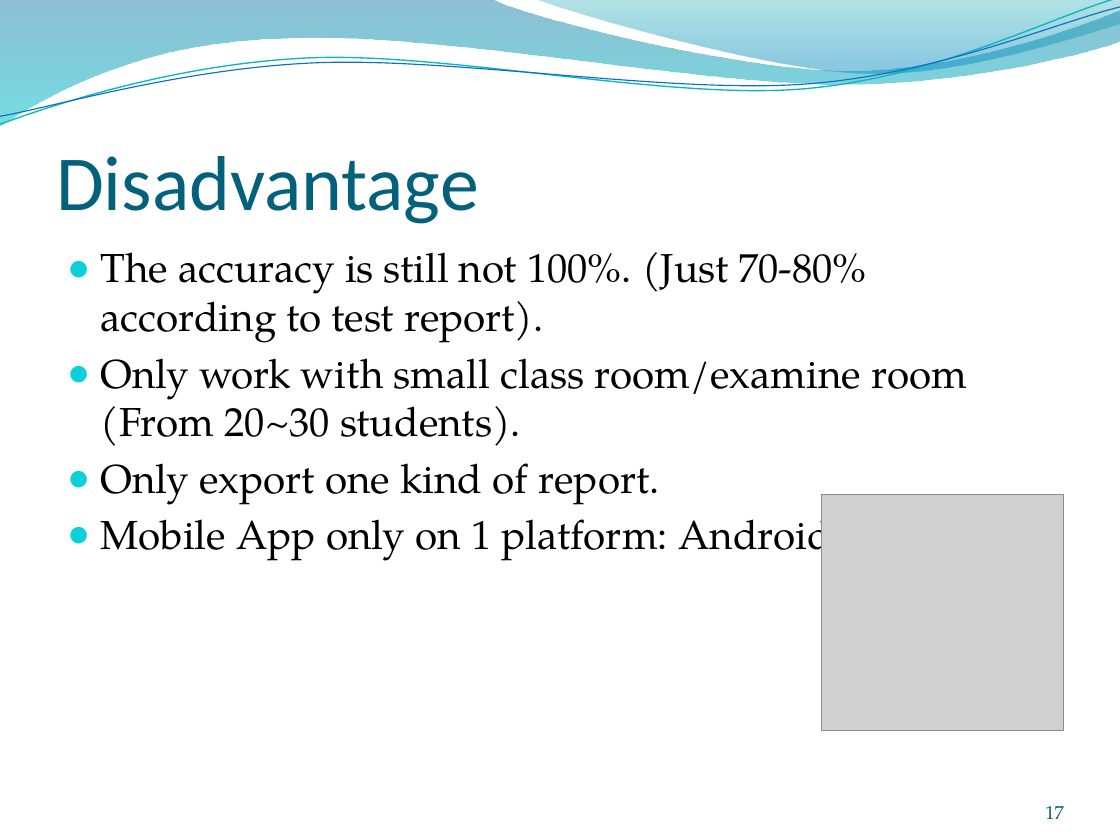
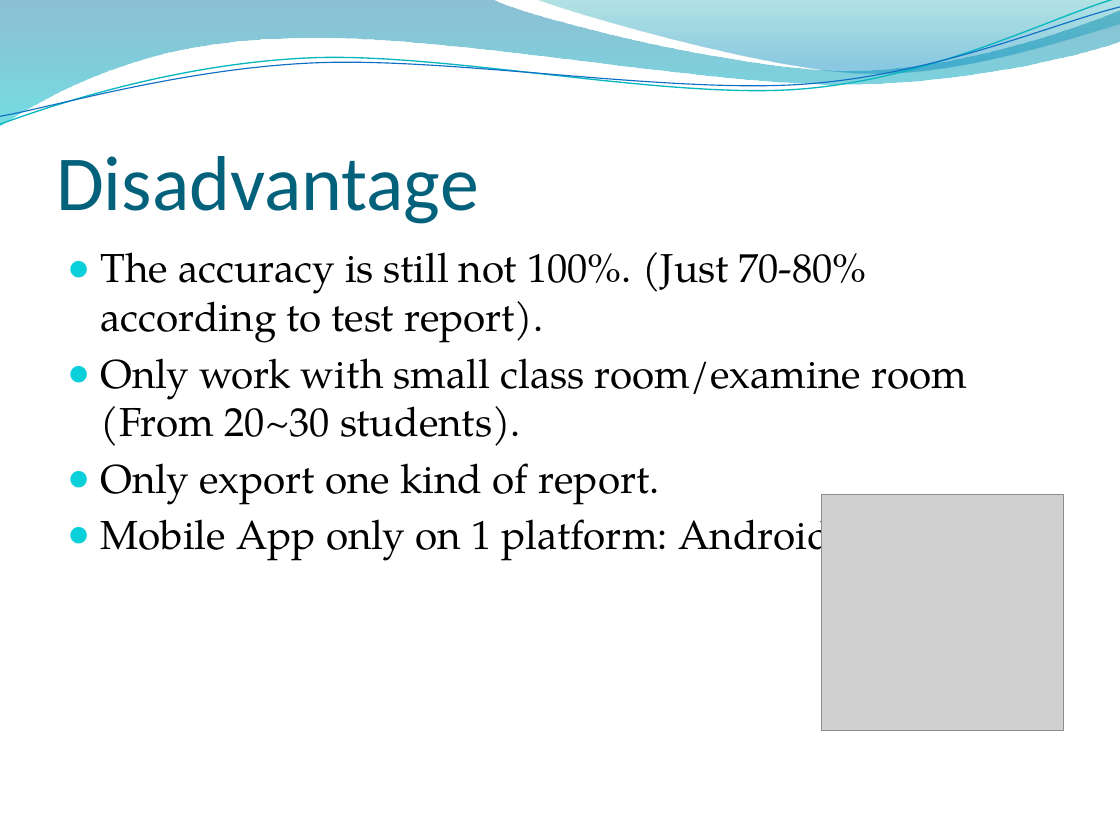
Before and after one commit to conanak99/roll-system-mobile, a slide deck: slide 23 of Document/Slide/Slide thuyet trinh.pptx (slide 17 before the commit). Drawn at 1120x840 pixels with LibreOffice and Linux fonts; fonts in the diff are those of the drawing; grey boxes stand for pictures; background and template pictures are left out. Boxes give left, top, right and bottom in pixels: in the first picture for what was removed or moved away, otherwise in the second. Text is boxed around its words. In the diff, an @@ line names an element or a change of style, - is before the commit and + after.

```diff
--- a/Document/Slide/Slide thuyet trinh.pptx
+++ b/Document/Slide/Slide thuyet trinh.pptx
@@ page number removed at (1045, 806, 1064, 819) @@
-17
```
Also in this commit, not shown: 18 other slides changed, 6 slides added, 4 other files.
